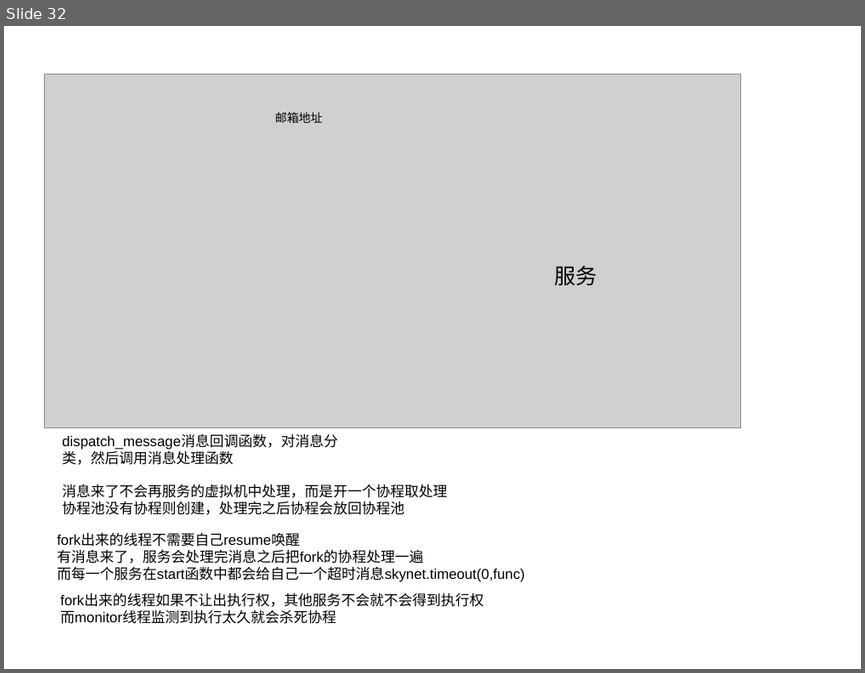
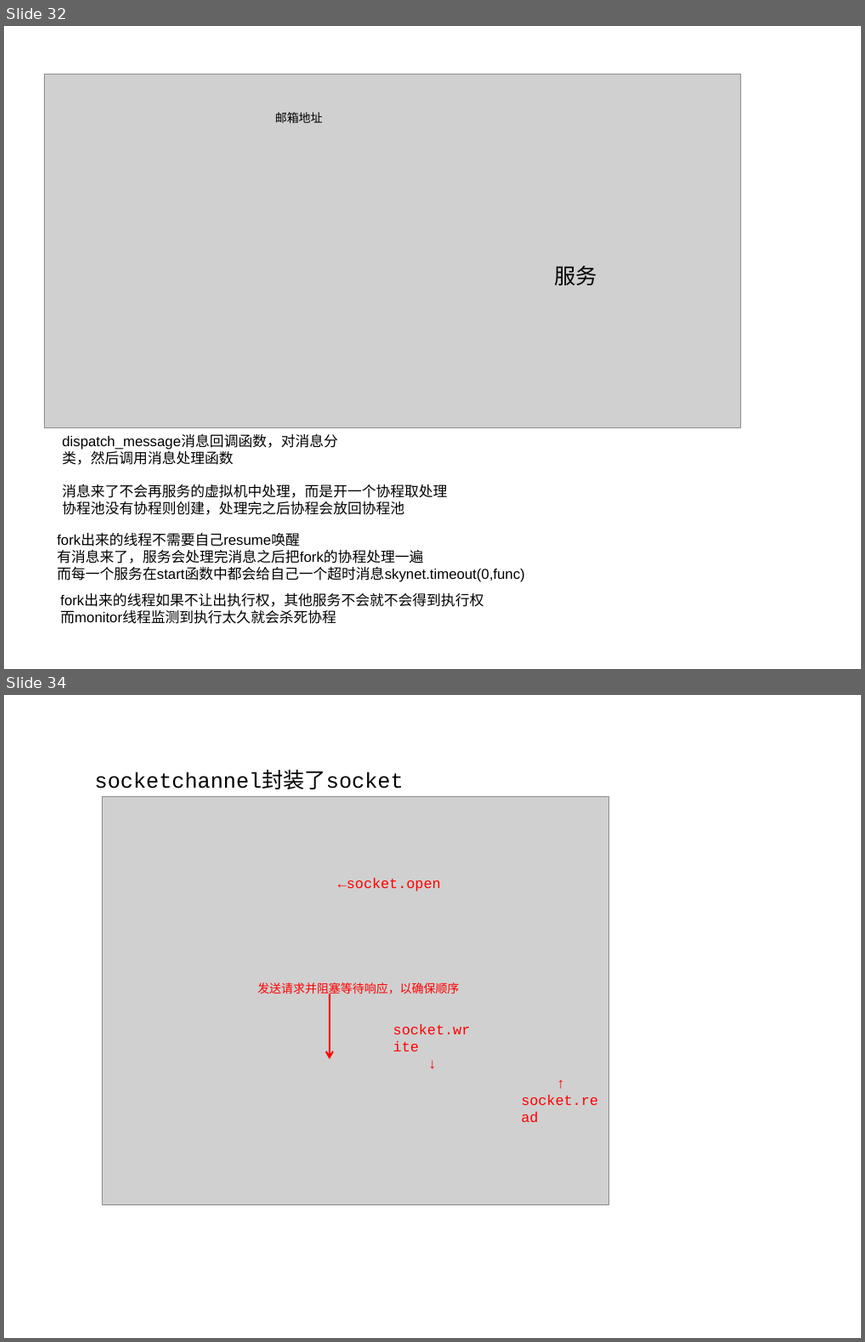
Before and after one commit to k527971724/notebook, a slide deck: 笔记图片.ppt. Shown one above the other, each under a label of ours: slide 32 before the commit, slides 32 and 34 after it; the slides between them are not shown. The pictures are 865x673 and 865x1342 pixels, drawn with LibreOffice and Linux fonts; fonts in the diff are those of the drawing; grey boxes stand for pictures. Boxes give left, top, right and bottom in pixels: in the first picture for what was removed or moved away, otherwise in the second. Text is boxed around its words. In the diff, an @@ line names an element or a change of style, - is before the commit and + after.

```diff
--- a/笔记图片.ppt
+++ b/笔记图片.ppt
@@ slide 34 added at (4,695,861,1338), background #FFFFFF @@
@@ text added at (95,772,404,789), 18 pt, text #000000 @@
+socketchannel封装了socket
@@ picture added at (102,797,608,1205) @@
@@ text added at (338,878,441,891), 12 pt, text #FF0000 @@
+←socket.open
@@ text added at (257,982,459,996), 10 pt, text #FF0000 @@
+发送请求并阻塞等待响应，以确保顺序
@@ arrow added from (330, 994) to (330, 1059), #FF0000 1.5 pt @@
@@ text added at (393,1024,471,1034), 12 pt, text #FF0000 @@
+socket.write
+↓
@@ text added at (521,1095,598,1105), 12 pt, text #FF0000 @@
+↑
+socket.read
```
Also in this commit, not shown: 3 slides changed, 5 other slides added, 6 other files.
